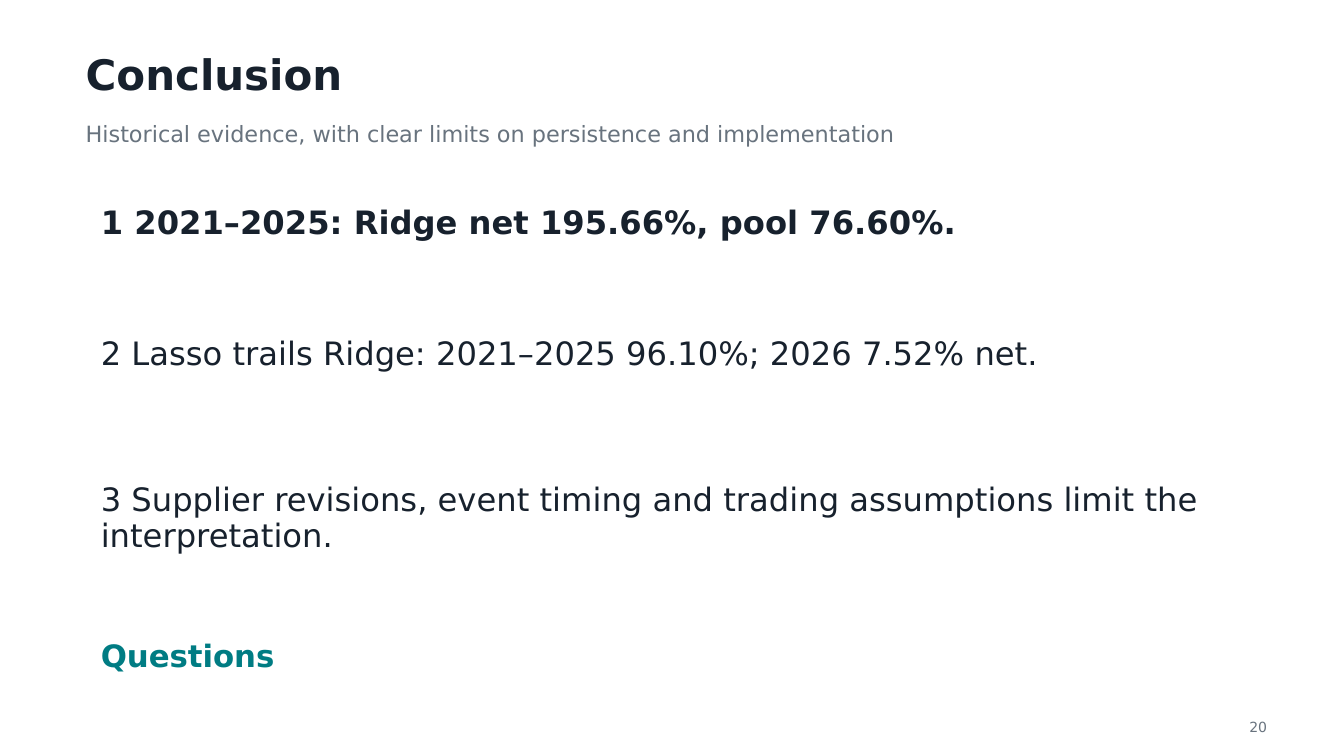
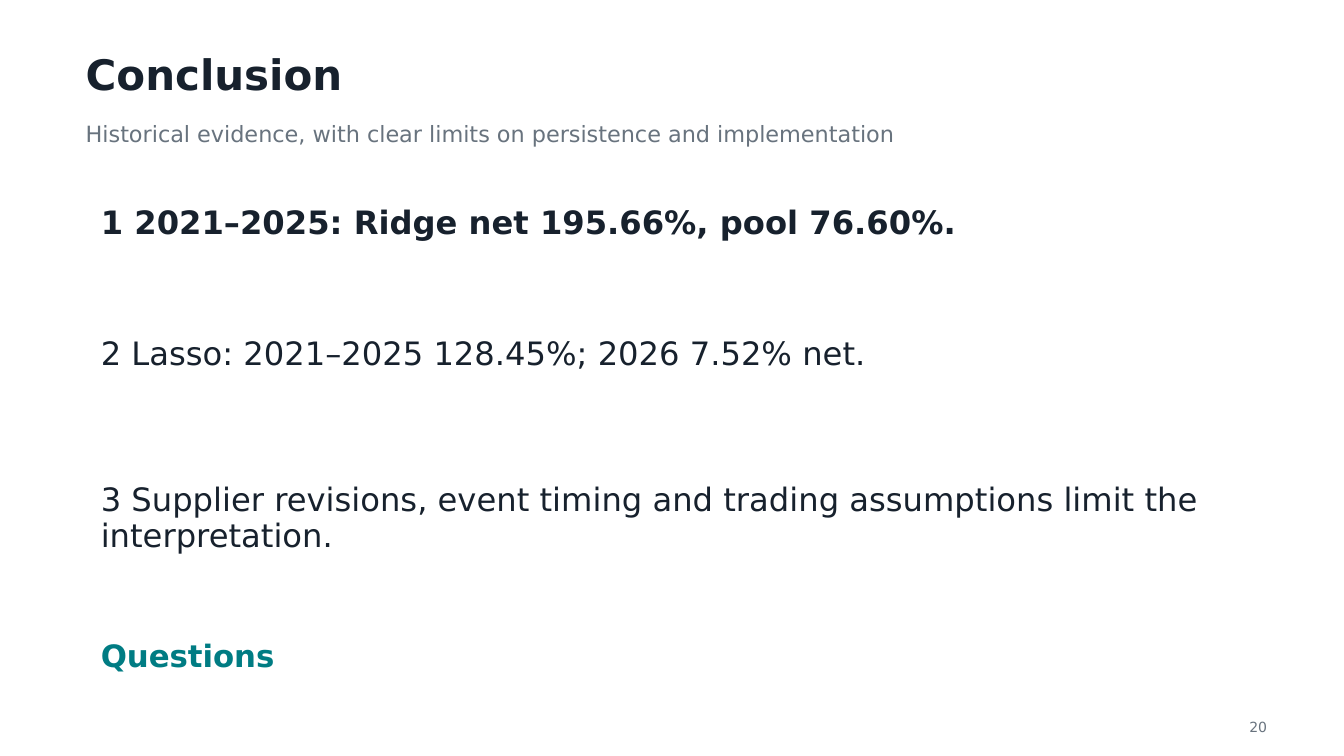
Before and after one commit to smallwhite1909/Investment-Group9, a slide deck: slide 20 of Presentation_Group9.pptx. Drawn at 1344x756 pixels with LibreOffice and Linux fonts; fonts in the diff are those of the drawing. Boxes give left, top, right and bottom in pixels: in the first picture for what was removed or moved away, otherwise in the second. Text is boxed around its words. In the diff, an @@ line names an element or a change of style, - is before the commit and + after.

```diff
--- a/Presentation_Group9.pptx
+++ b/Presentation_Group9.pptx
@@ text at [101, 341, 865, 369]: text changed @@
-2 Lasso trails Ridge: 2021–2025 96.10%; 2026 7.52% net.
+2 Lasso: 2021–2025 128.45%; 2026 7.52% net.
```
Also in this commit, not shown: 2 other slides changed, 8 other files.
